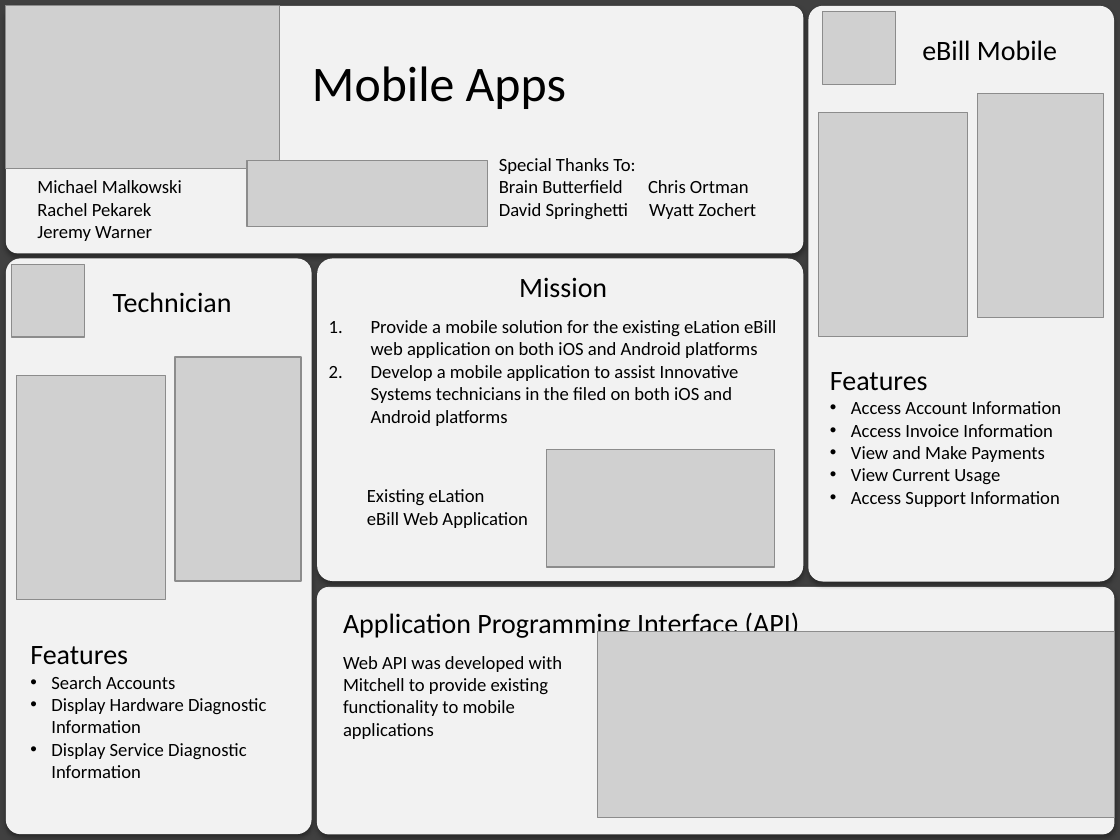
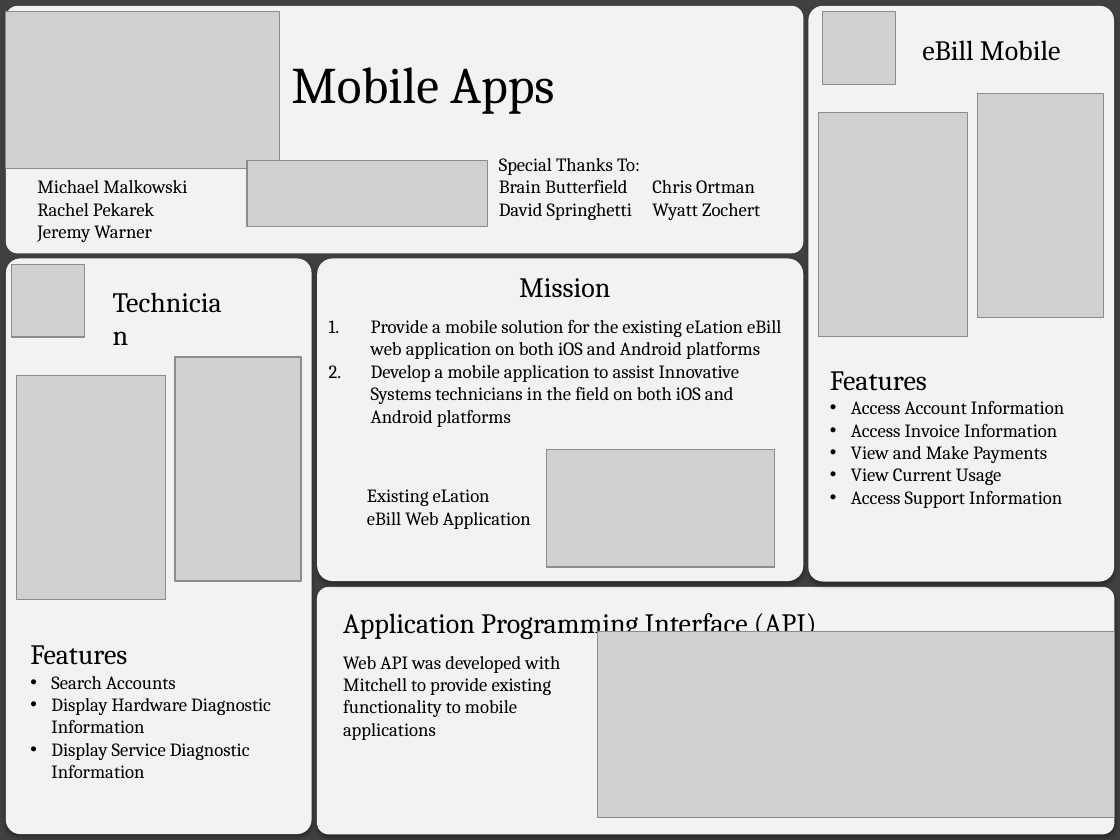
Before and after one commit to SDSMT-CSC/ECPMA, a slide deck: slide 1 of Board/Board.pptx. Drawn at 1120x840 pixels with LibreOffice and Linux fonts; fonts in the diff are those of the drawing; grey boxes stand for pictures. Boxes give left, top, right and bottom in pixels: in the first picture for what was removed or moved away, otherwise in the second. Text is boxed around its words. In the diff, an @@ line names an element or a change of style, - is before the commit and + after.

Commit message:
Updates to Board

```diff
--- a/Board/Board.pptx
+++ b/Board/Board.pptx
@@ picture: place and size @@
-picture at (6, 6, 280, 168)
+picture at (6, 12, 280, 169)
@@ rounded rectangle at (6, 6, 803, 253): shadow off @@
@@ text "Mobile Apps": place and size @@
-text "Mobile Apps" at (312, 66, 566, 109)
+text "Mobile Apps" at (291, 67, 554, 114)
@@ text "Mobile Apps" at (291, 67, 554, 114): size 32 to 33 pt, font Calibri to Cambria @@
@@ text at (371, 320, 781, 359): font Calibri to Cambria in "Provide a mobile solution for the existing ..." @@
@@ text at (371, 365, 739, 427): text changed; font Calibri to Cambria @@
-2. Develop a mobile application to assist Innovative Systems technicians in the filed on both iOS and Android platforms
+2. Develop a mobile application to assist Innovative Systems technicians in the field on both iOS and Android platforms
@@ font Calibri to Cambria in 10 elements at (37, 180, 187, 242), (499, 158, 760, 220), (102, 279, 248, 324), (30, 645, 271, 778), (830, 371, 1064, 508), (367, 489, 531, 529), (519, 278, 610, 298), (343, 613, 817, 639), (922, 40, 1061, 61), (343, 656, 560, 717) @@
```
